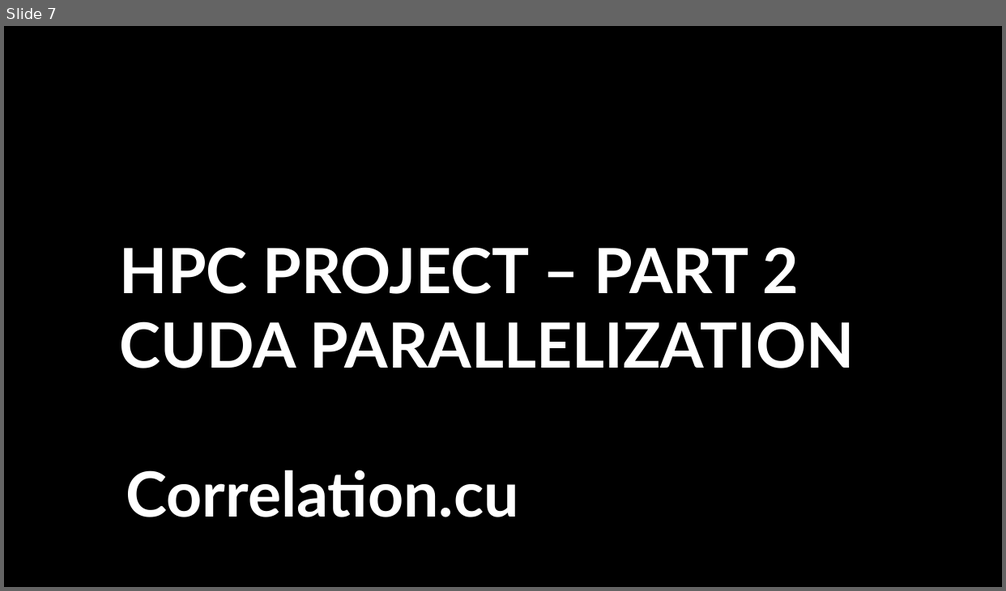
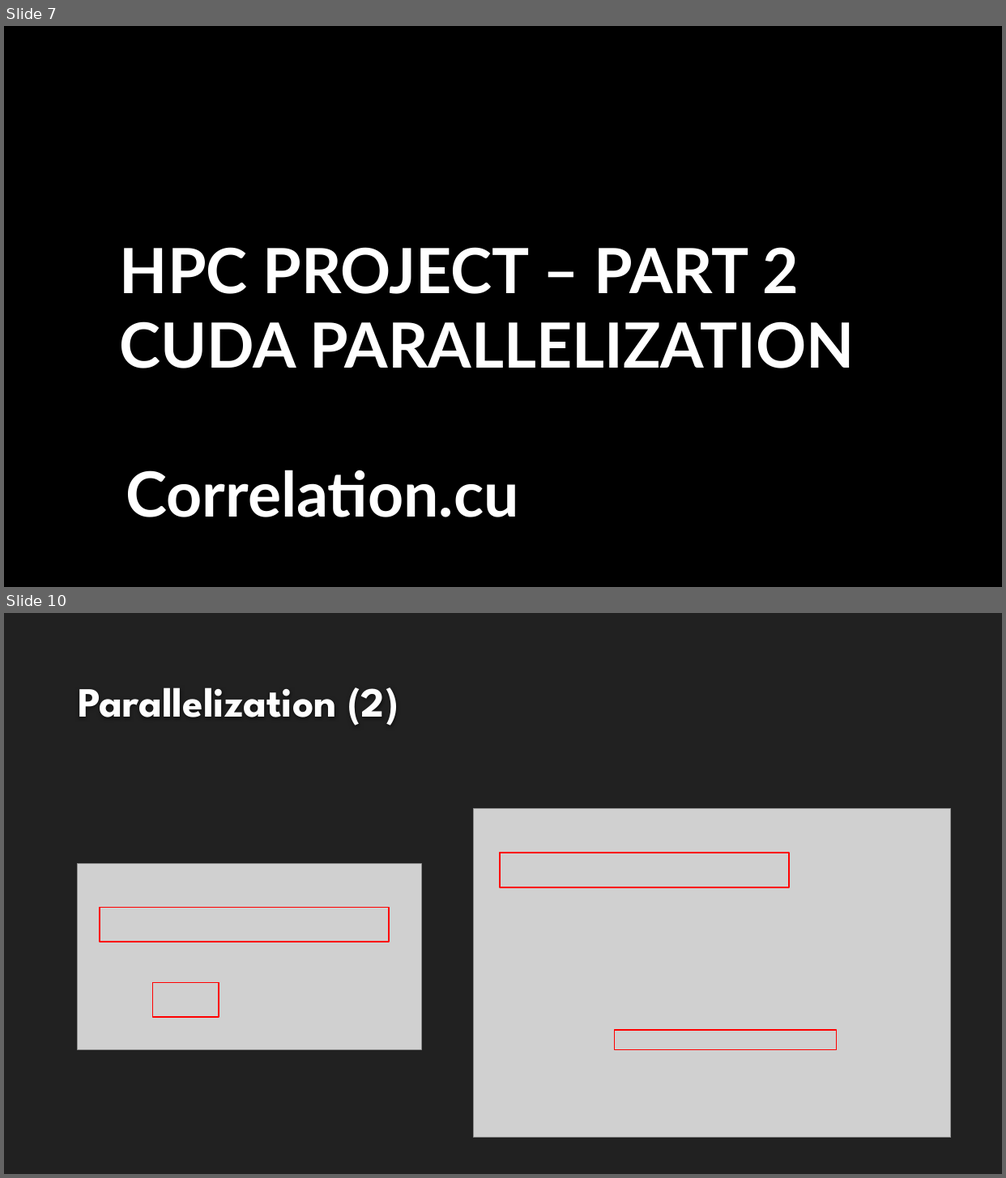
Before and after one commit to magicoderx/hpc-project, a slide deck: Progetto_HPC.pptx. Shown one above the other, each under a label of ours: slide 7 before the commit, slides 7 and 10 after it; the slides between them are not shown. The pictures are 1006x591 and 1006x1178 pixels, drawn with LibreOffice and Linux fonts; fonts in the diff are those of the drawing; grey boxes stand for pictures; background and template pictures are left out. Boxes give left, top, right and bottom in pixels: in the first picture for what was removed or moved away, otherwise in the second. Text is boxed around its words. In the diff, an @@ line names an element or a change of style, - is before the commit and + after.

```diff
--- a/Progetto_HPC.pptx
+++ b/Progetto_HPC.pptx
@@ slide 10 added at box(4, 613, 1002, 1174), background #212121 @@
@@ title added at box(78, 688, 398, 726), 40 pt, text #FEFEFE, bold @@
+Parallelization (2)
@@ picture added at box(474, 808, 952, 1138) @@
@@ rectangle added at box(501, 854, 790, 888), outline #FF0000 1.25 pt @@
@@ picture added at box(78, 864, 421, 1050) @@
@@ rectangle added at box(100, 907, 389, 942), outline #FF0000 1.25 pt @@
@@ rectangle added at box(153, 983, 219, 1017), outline #FF0000 1.25 pt @@
@@ rectangle added at box(614, 1030, 837, 1050), outline #FF0000 1.25 pt @@
```
Also in this commit, not shown: 6 other slides added, 2 other files.
